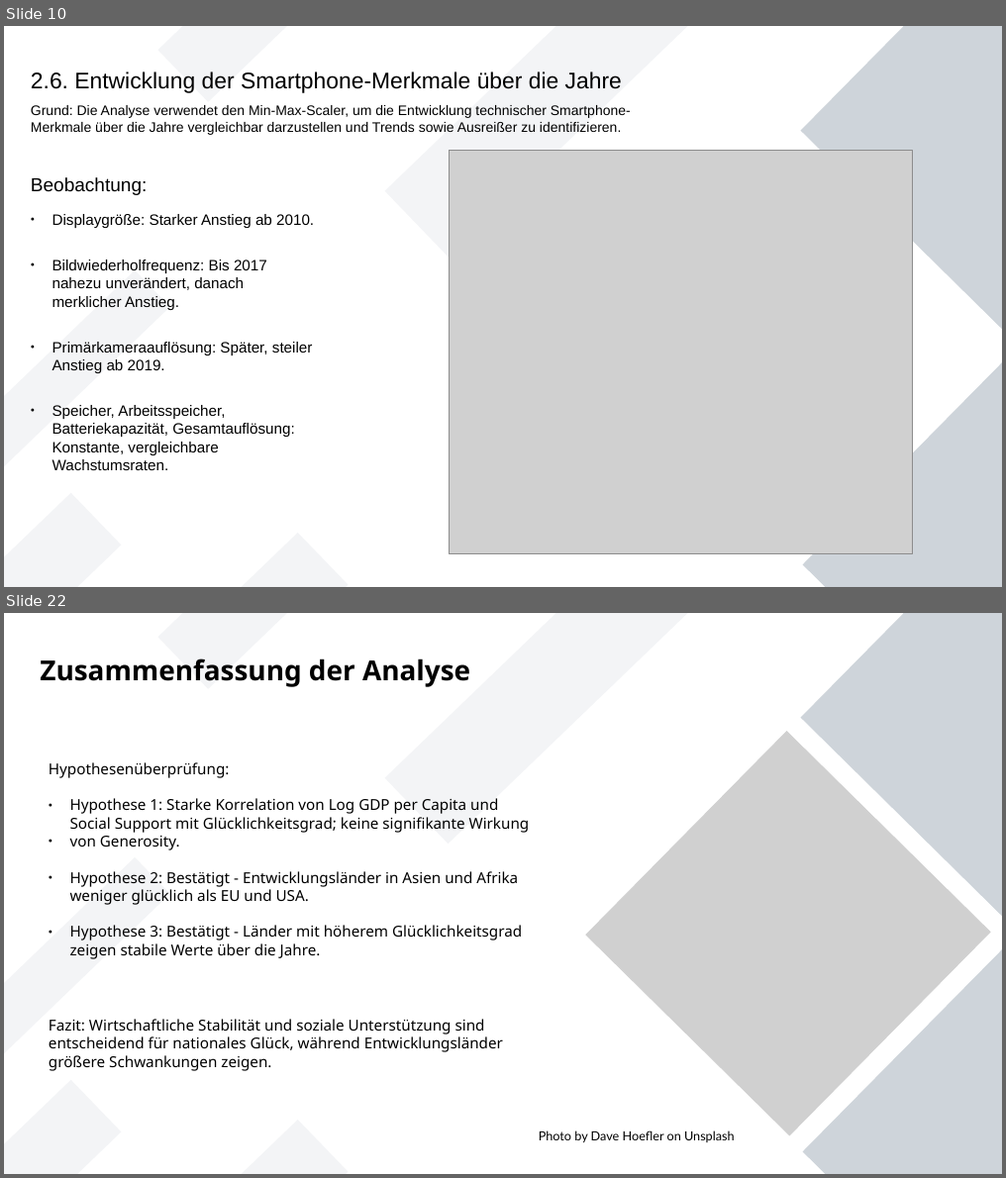
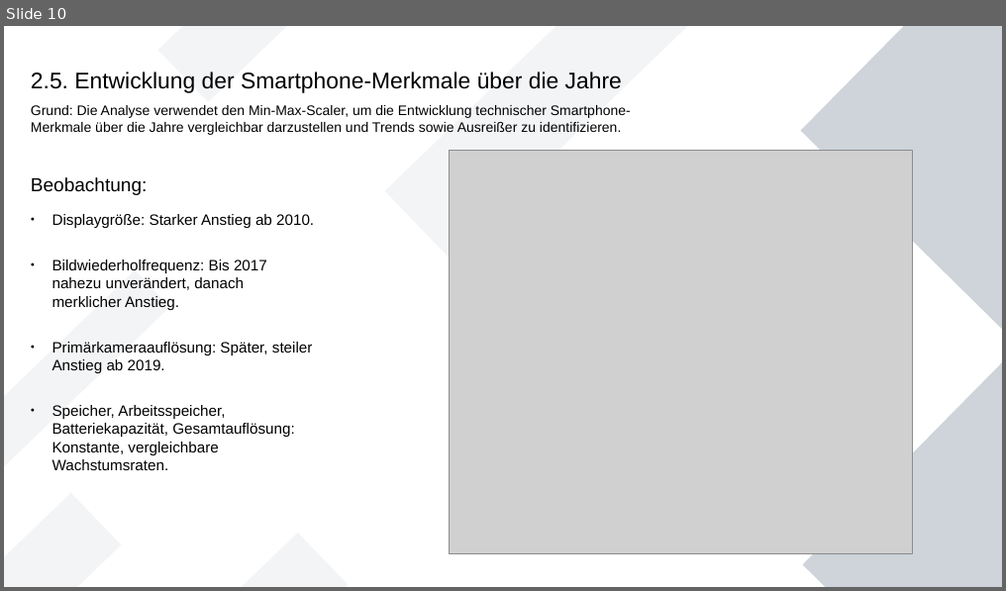
Before and after one commit to RealChoki/HTW-Notes, a slide deck: Semester 4/Ki werkstatt/phones_analysis.odp. Shown one above the other, each under a label of ours: slides 10 and 22 before the commit, slide 10 after it; the slides between them are not shown. The pictures are 1006x1178 and 1006x591 pixels, drawn with LibreOffice and Linux fonts; fonts in the diff are those of the drawing; grey boxes stand for pictures. Boxes give left, top, right and bottom in pixels: in the first picture for what was removed or moved away, otherwise in the second. Text is boxed around its words. In the diff, an @@ line names an element or a change of style, - is before the commit and + after.

```diff
--- a/Semester 4/Ki werkstatt/phones_analysis.odp
+++ b/Semester 4/Ki werkstatt/phones_analysis.odp
@@ slide 22 removed at (4,613,1002,1174), background #FFFFFF; not listed: 7 template elements that a slide beside it also shows @@
@@ text removed at (40,659,470,687) @@
-Zusammenfassung der Analyse
@@ picture removed at (585,731,991,1137) @@
@@ text removed at (49,762,530,959) @@
-Hypothesenüberprüfung:
-● Hypothese 1: Starke Korrelation von Log GDP per Capita und Social Support mit Glücklichkeitsgrad; keine signifikante Wirkung
-● von Generosity.
-● Hypothese 2: Bestätigt - Entwicklungsländer in Asien und Afrika weniger glücklich als EU und USA.
-● Hypothese 3: Bestätigt - Länder mit höherem Glücklichkeitsgrad zeigen stabile Werte über die Jahre.
@@ text removed at (49,1019,503,1071) @@
-Fazit: Wirtschaftliche Stabilität und soziale Unterstützung sind entscheidend für nationales Glück, während Entwicklungsländer größere Schwankungen zeigen.
@@ text removed at (539,1131,735,1144) @@
-Photo by Dave Hoefler on Unsplash
@@ slide 10 changed as well @@
@@ text at (31,72,622,93): text changed @@
-2.6. Entwicklung der Smartphone-Merkmale über die Jahre
+2.5. Entwicklung der Smartphone-Merkmale über die Jahre
```
Also in this commit, not shown: 6 slides added, 12 other slides removed, 1 other file.
